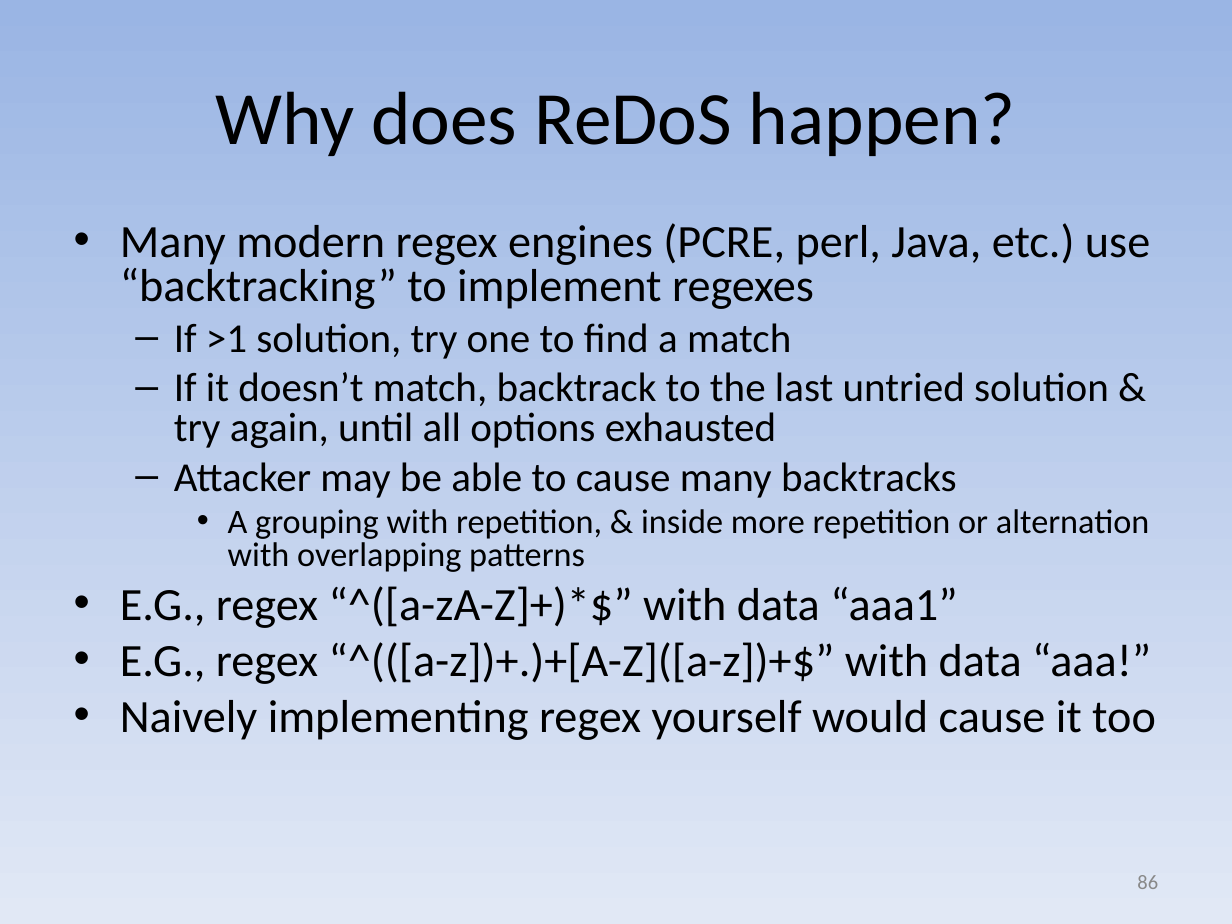
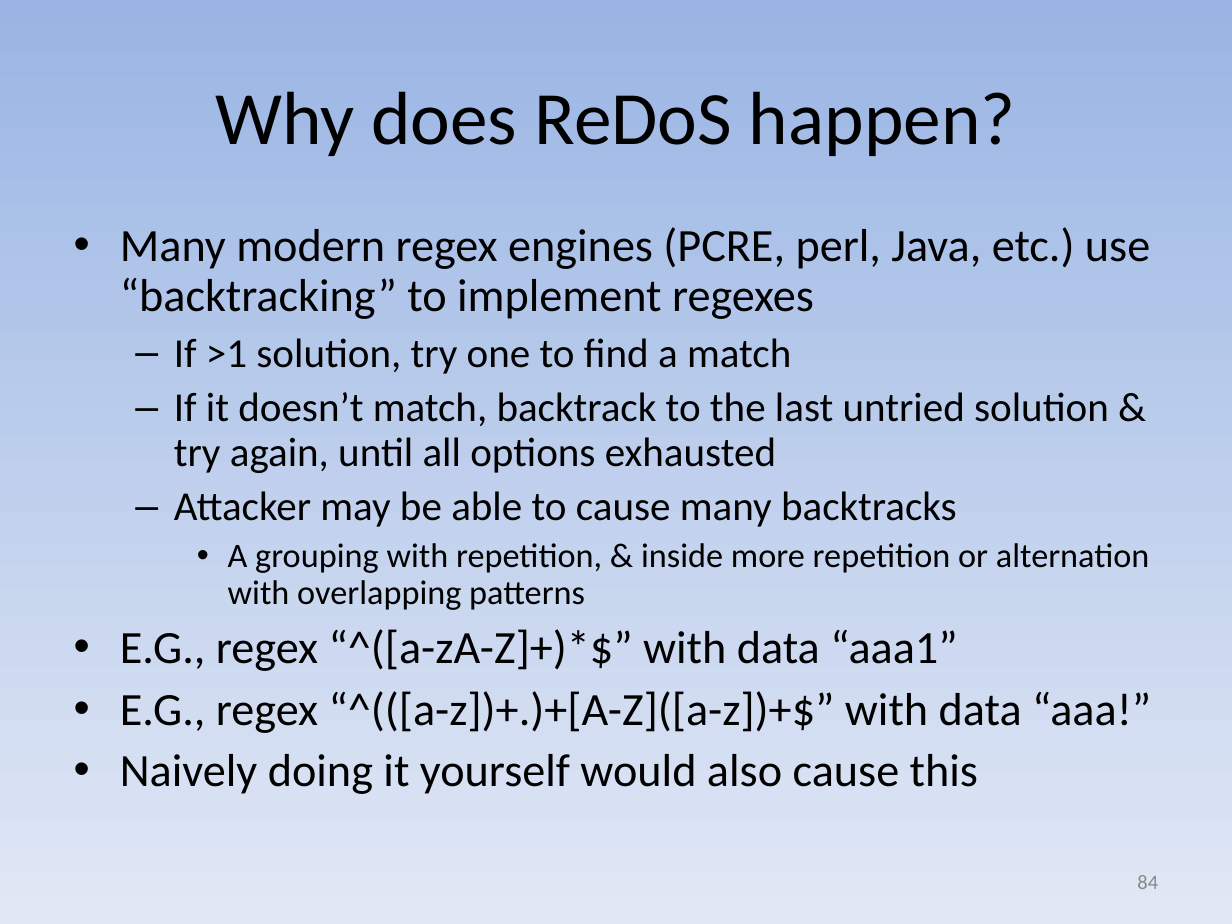
Before and after one commit to david-a-wheeler/david-a-wheeler.github.io, a slide deck: slide 84 of secure-class/presentations/Secure-Software-2-Input-Validation.ppt (slide 86 before the commit). Drawn at 1232x924 pixels with LibreOffice and Linux fonts; fonts in the diff are those of the drawing. Boxes give left, top, right and bottom in pixels: in the first picture for what was removed or moved away, otherwise in the second. Text is boxed around its words. In the diff, an @@ line names an element or a change of style, - is before the commit and + after.

```diff
--- a/secure-class/presentations/Secure-Software-2-Input-Validation.ppt
+++ b/secure-class/presentations/Secure-Software-2-Input-Validation.ppt
@@ text at (120, 227, 1151, 733): line spacing 0.8 to 0.9 @@
@@ text at (120, 754, 978, 794): text changed @@
-• Naively implementing regex yourself would cause it too
+• Naively doing it yourself would also cause this
@@ page number at (1137, 875, 1158, 889): text changed @@
-86
+84
```
Also in this commit, not shown: 5 other slides changed, 1 slide added, 1 other file.
